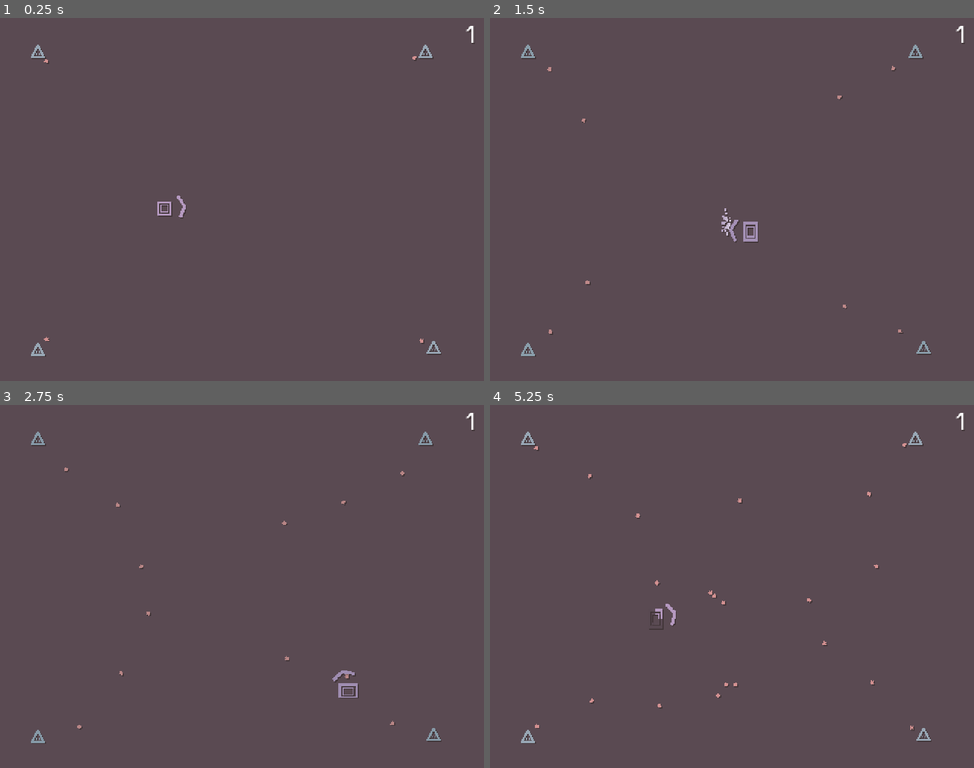
Above: before the commit, frames 1-4 (two rows, left to right).
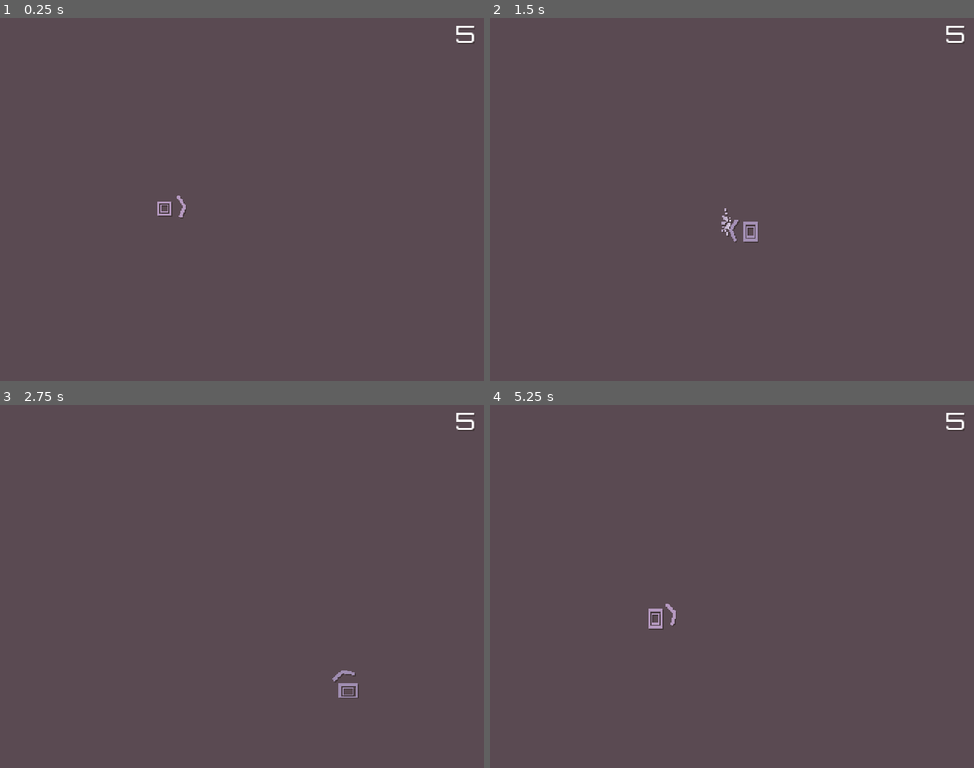
Above: after the commit, the same moments.

Repository: skibbl-dev/bisk-it-for-the-Ruscuit
Game: Godot game, scene res://scenes/game.tscn
Same seed, same stepped clock (60 frames per second), same inputs: the game is played once before the commit and once after it. This scene is started directly instead of the project's main scene. Sound files missing from this copy of the repository are replaced by a short silence.
Inputs (mouse positions are in pixels of both pictures, inside the frame that each line leads up to):
- Up to frame 1 (0.25 s): no input
- Up to frame 2 (1.5 s): move the mouse to (838, 181) at 0.52 s; hold D (right) 0.53-1.28 s; right-click (838, 181) at 0.6 s; move the mouse to (635, 217) at 1.27 s; hold S (down) from 1.28 s (still down); click (635, 217) at 1.35 s
- Up to frame 3 (2.75 s): move the mouse to (290, 506) at 2.02 s; release S (down) at 2.03 s; hold D (right) from 2.03 s (still down); right-click (290, 506) at 2.1 s
- Up to frame 4 (5.25 s): move the mouse to (707, 659) at 2.77 s; release D (right) at 2.78 s; hold W (up) 2.78-3.53 s; click (707, 659) at 2.85 s; move the mouse to (877, 640) at 3.52 s; hold A (left) 3.53-5.03 s; right-click (877, 640) at 3.6 s; move the mouse to (586, 532) at 4.27 s; click (586, 532) at 4.35 s; move the mouse to (756, 586) at 5.02 s; hold S (down) from 5.03 s (still down); right-click (756, 586) at 5.1 s

The runs differ from the first frame. In frame 1, 0.4% of the frame differs, in the area x 6-99%, y 2-94%; in frame 2, 0.5%; in frame 3, 0.5%; in frame 4, 0.7%.
Error after the commit: Parse Error: Identifier "Game" not declared in the current scope. (res://scripts/enemy_spawner.gd:10)

Commit message:
idk wha t this iss

Diff:
--- a/scripts/game.gd
+++ b/scripts/game.gd
@@ -1,28 +1,16 @@
-class_name Game
 extends Node2D
 
 const MISTA_GREEN_ROUGH_START = preload("res://assets/music/mista green rough start.wav")
 const MISTA_GREEN_ROUGH_LOOP = preload("res://assets/music/mista green rough loop.wav")
 
-@onready var bullet_container: Node2D = $BulletContainer
-@onready var enemy_spawner: Node2D = $EnemySpawner
-
-static var INSTANCE
-
 func _ready() -> void:
-	Game.INSTANCE = self
 	$PulsePlayer.play("pulse")
 	#Conductor.set_song(MISTA_GREEN_ROUGH_START, 81)
 	#Conductor.set_song(MISTA_GREEN_ROUGH_START, 162)
 	#Conductor.play()
 	Conductor.connect("finished", _loop)
-	enemy_spawner.spawn_next_wave()
 
 func _loop():
 	#Conductor.set_song(MISTA_GREEN_ROUGH_LOOP, 81)
 	Conductor.set_song(MISTA_GREEN_ROUGH_LOOP, 162)
 	Conductor.play()
-
-func enemy_died():
-	if(enemy_spawner.current_wave.get_children().size() <= 1):
-		enemy_spawner.spawn_next_wave()
Not shown: 1 places in scenes/game.tscn that only renumber resources
